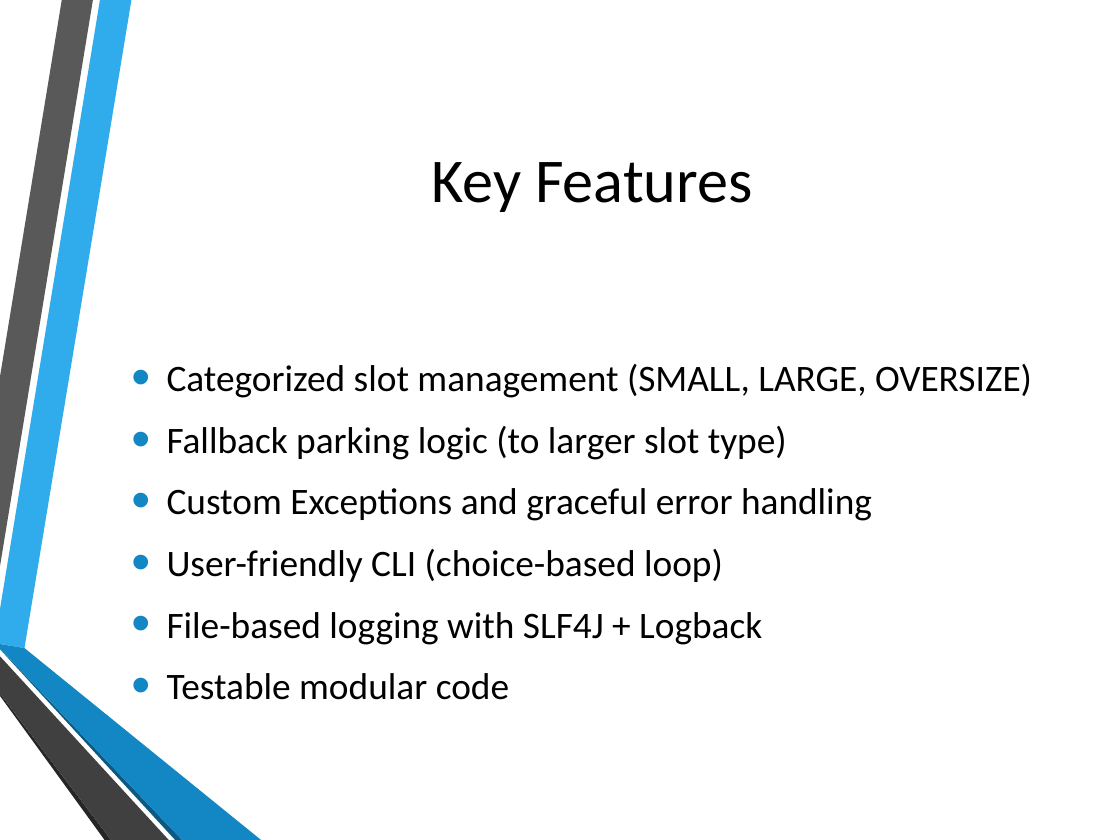
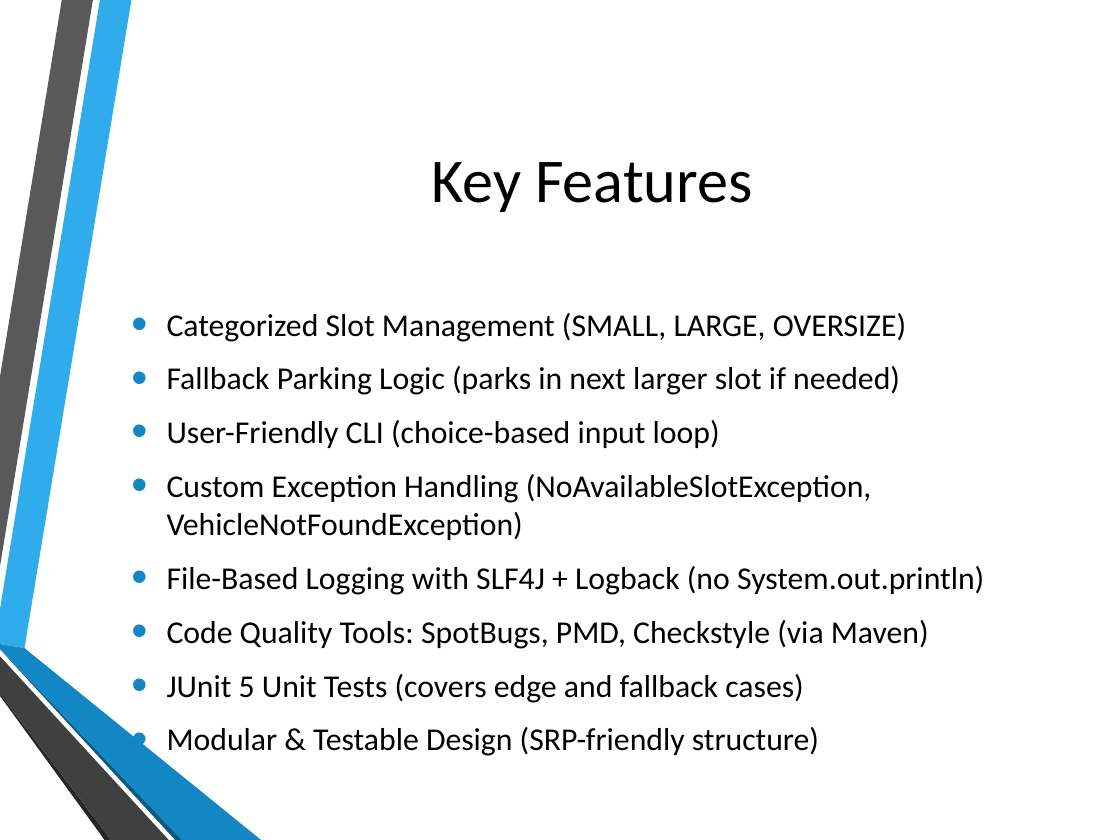
Before and after one commit to PradyumnaD2999/ParkingLotApp, a slide deck: slide 6 of presentation/ParkingLotApp.pptx (slide 8 before the commit). Drawn at 1120x840 pixels with LibreOffice and Linux fonts; fonts in the diff are those of the drawing; background and template pictures are left out. Boxes give left, top, right and bottom in pixels: in the first picture for what was removed or moved away, otherwise in the second. Text is boxed around its words. In the diff, an @@ line names an element or a change of style, - is before the commit and + after.

Commit message:
Updated presentation ppt and pdf in /presentation

```diff
--- a/presentation/ParkingLotApp.pptx
+++ b/presentation/ParkingLotApp.pptx
@@ text at (167,313,984,755): text changed; size 24 to 20.4 pt @@
-• Categorized slot management (SMALL, LARGE, OVERSIZE)
-• Fallback parking logic (to larger slot type)
-• Custom Exceptions and graceful error handling
-• User-friendly CLI (choice-based loop)
-• File-based logging with SLF4J + Logback
-• Testable modular code
+• Categorized Slot Management (SMALL, LARGE, OVERSIZE)
+• Fallback Parking Logic (parks in next larger slot if needed)
+• User-Friendly CLI (choice-based input loop)
+• Custom Exception Handling (NoAvailableSlotException, VehicleNotFoundException)
+• File-Based Logging with SLF4J + Logback (no System.out.println)
+• Code Quality Tools: SpotBugs, PMD, Checkstyle (via Maven)
+• JUnit 5 Unit Tests (covers edge and fallback cases)
+• Modular & Testable Design (SRP-friendly structure)
```
Also in this commit, not shown: 1 other slide changed, 3 slides removed, 1 other file.
